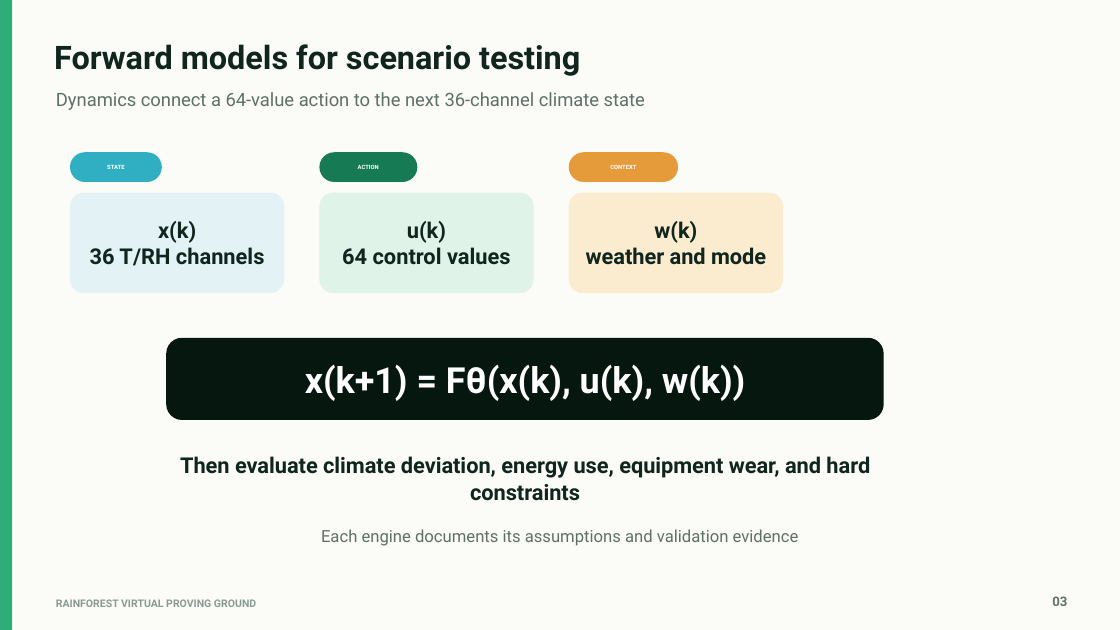
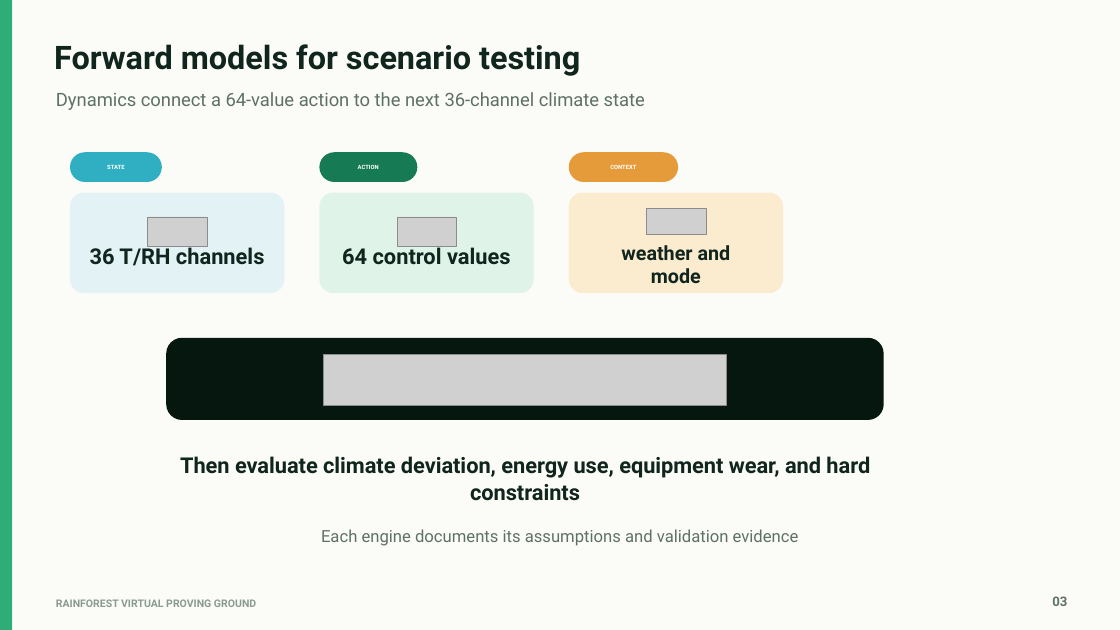
Before and after one commit to DimitriBolt/DigitalTwin, a slide deck: slide 3 of presentation/output/RainForest_Virtual_Proving_Ground.pptx. Drawn at 1120x630 pixels with LibreOffice and Linux fonts; fonts in the diff are those of the drawing; grey boxes stand for pictures. Boxes give left, top, right and bottom in pixels: in the first picture for what was removed or moved away, otherwise in the second. Text is boxed around its words. In the diff, an @@ line names an element or a change of style, - is before the commit and + after.

```diff
--- a/presentation/output/RainForest_Virtual_Proving_Ground.pptx
+++ b/presentation/output/RainForest_Virtual_Proving_Ground.pptx
@@ rounded rectangle added at <box>569,192,783,293</box>, fill #FBEBCF @@
@@ picture added at <box>647,208,707,234</box> @@
@@ picture added at <box>148,217,208,246</box> @@
@@ text in rounded rectangle at <box>158,221,196,243</box>: paragraph removed @@
-x(k)
@@ picture added at <box>397,217,457,246</box> @@
@@ text in rounded rectangle at <box>407,221,446,243</box>: paragraph removed @@
-u(k)
@@ text "weather and": place and size @@
-text "weather and" at <box>569,192,783,293</box>
+text "weather and" at <box>621,245,731,284</box>
@@ text "weather and" at <box>621,245,731,284</box>: fill #FBEBCF to none @@
@@ text at <box>621,245,731,284</box>: text changed; size 18.7 to 16.9 pt @@
-w(k)
-weather and mode
+weather and
+mode
@@ picture added at <box>323,355,726,405</box> @@
@@ text in rounded rectangle at <box>305,365,745,401</box>: text removed @@
-x(k+1) = Fθ(x(k), u(k), w(k))
```
Also in this commit, not shown: 1 other slide changed, 2 other files.
